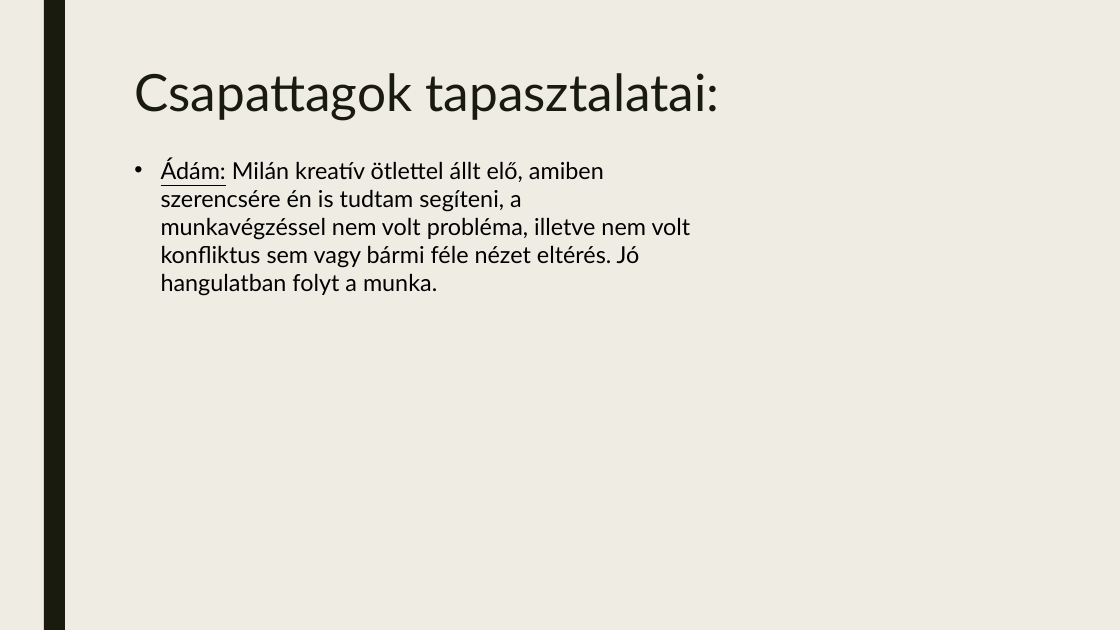
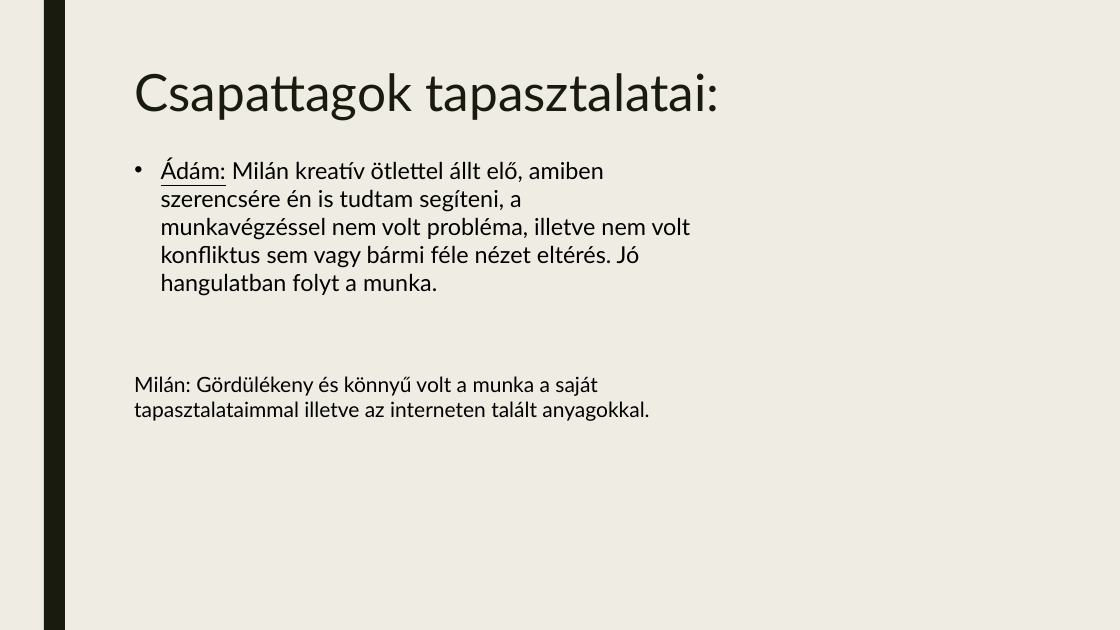
Before and after one commit to MilanBruder/Projekt22, a slide deck: slide 3 of Readme/Projekt.pptx. Drawn at 1120x630 pixels with LibreOffice and Linux fonts; fonts in the diff are those of the drawing. Boxes give left, top, right and bottom in pixels: in the first picture for what was removed or moved away, otherwise in the second. Text is boxed around its words. In the diff, an @@ line names an element or a change of style, - is before the commit and + after.

Commit message:
FINAL

```diff
--- a/Readme/Projekt.pptx
+++ b/Readme/Projekt.pptx
@@ text added at bbox=[134, 376, 649, 421], 18 pt, text #000000 @@
+Milán: Gördülékeny és könnyű volt a munka a saját tapasztalataimmal illetve az interneten talált anyagokkal.
```
